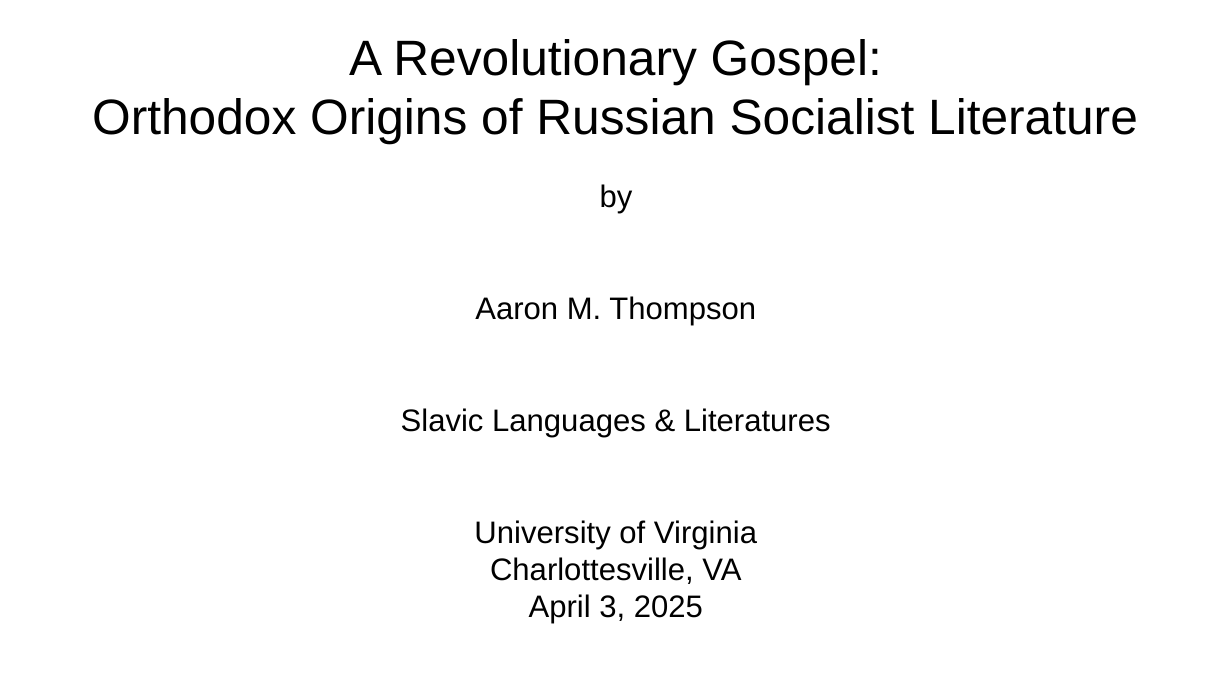
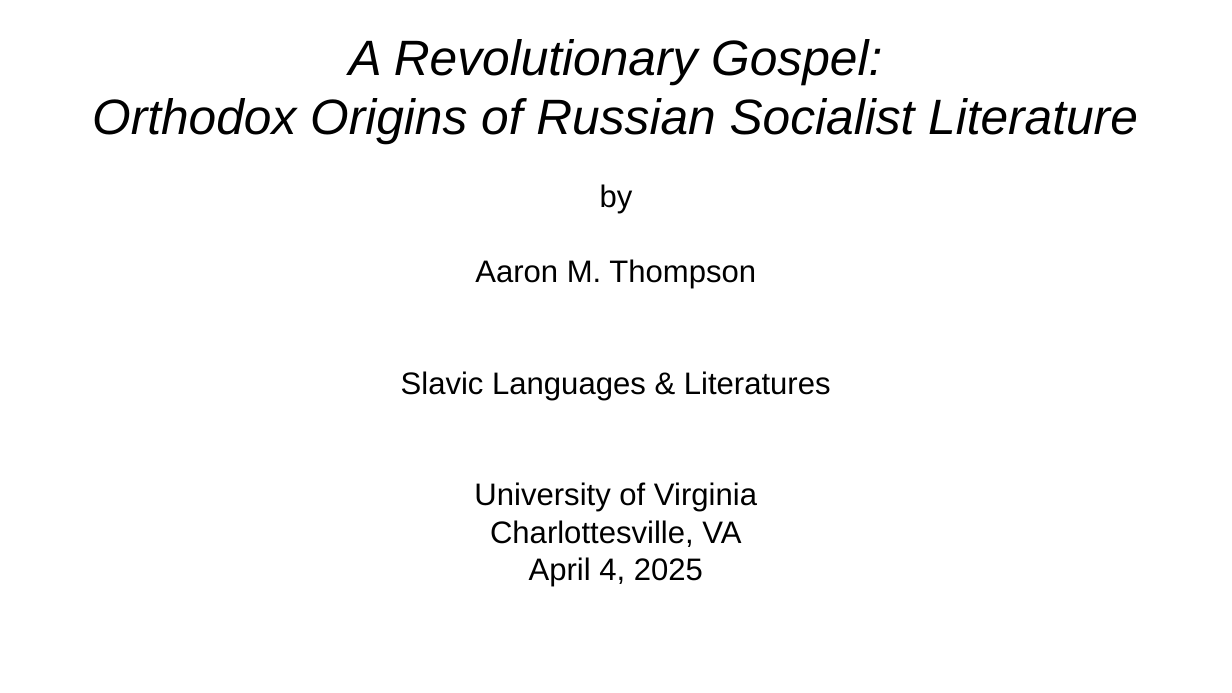
Before and after one commit to kollektivminds/russian-literary-bible, a slide deck: slide 1 of draft/pres.pptx. Drawn at 1232x693 pixels with LibreOffice and Linux fonts; fonts in the diff are those of the drawing. Boxes give left, top, right and bottom in pixels: in the first picture for what was removed or moved away, otherwise in the second. Text is boxed around its words. In the diff, an @@ line names an element or a change of style, - is before the commit and + after.

```diff
--- a/draft/pres.pptx
+++ b/draft/pres.pptx
@@ title "A Revolutionary Gospel: Orthodox Origins ..." at (92, 39, 1138, 144): italic on @@
@@ subtitle at (529, 557, 703, 586): text changed @@
-April 3, 2025
+April 4, 2025
```
Also in this commit, not shown: 6 other slides changed, 7 slides added, 6 other files.
